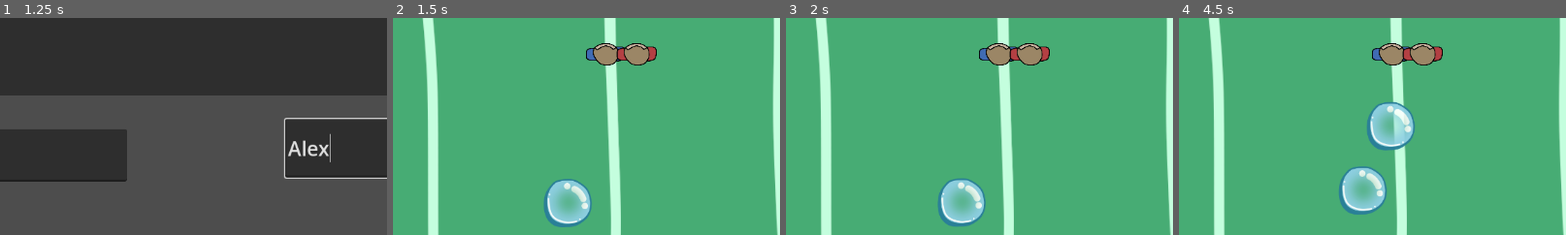
Above: before the commit, frames 1-4 (left to right).
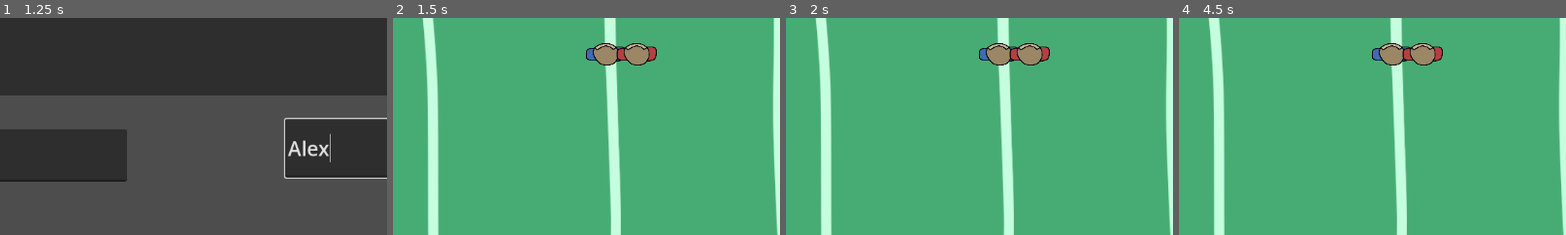
Above: after the commit, the same moments.

Repository: Calandir/ggj-2025
Game: Godot game, scene res://Scenes/menu.tscn
Two runs of this game, one before a commit and one after it. Both use one fixed random seed, a clock stepped at 60 frames per second and the inputs below.
Inputs (mouse positions are % of the whole screen's width and height, from its top left):
- Up to frame 1 (1.25 s): click (20, 73) at 0.52 s; type "Alex" at 0.6 s; click (80, 72) at 0.75 s; type "Alex" at 0.83 s
- Up to frame 2 (1.5 s): click "START" at 1.25 s
- Up to frame 3 (2 s): no input
- Up to frame 4 (4.5 s): no input
The pictures show only the part of the screen within x 23-73%, y 42-92%; the shares and areas given below are measured in that part.

Frame 1 is identical in both runs. In frame 2, 2.2% of the frame differs, in the area x 39-52%, y 74-97%; in frame 3, 2.2%; in frame 4, 4.4%, in the area x 41-61%, y 38-91%.
Error after the commit: Parse Error: Could not preload resource file "res://Scenes/Bubble.tscn". (res://Scripts/debug_bubble_spawner.gd:8)

Commit message:
Update Bubble.tscn

Diff:
--- a/Scenes/Bubble.tscn
+++ b/Scenes/Bubble.tscn
@@ -1,10 +1,38 @@
-[gd_scene load_steps=4 format=3 uid="uid://dthq8fdiqs16e"]
+[gd_scene load_steps=7 format=3 uid="uid://dthq8fdiqs16e"]
 
-[ext_resource type="Texture2D" uid="uid://6oyk5sviab1c" path="res://Art/bubble-temp-art.png" id="1_5xnle"]
-[ext_resource type="Script" path="res://Scripts/bubble.gd" id="1_n7mas"]
+[ext_resource type="Texture2D" uid="uid://u40r0c7xhdmk" path="res://Art/bubble_01.png" id="2_ty473"]
 
 [sub_resource type="CircleShape2D" id="CircleShape2D_0wiy4"]
 radius = 58.0
+
+[sub_resource type="AtlasTexture" id="AtlasTexture_al2sf"]
+atlas = ExtResource("2_ty473")
+region = Rect2(0, 0, 128, 128)
+
+[sub_resource type="AtlasTexture" id="AtlasTexture_qlmm0"]
+atlas = ExtResource("2_ty473")
+region = Rect2(128, 0, 128, 128)
+
+[sub_resource type="AtlasTexture" id="AtlasTexture_pq427"]
+atlas = ExtResource("2_ty473")
+region = Rect2(256, 0, 128, 128)
+
+[sub_resource type="SpriteFrames" id="SpriteFrames_3s3ww"]
+animations = [{
+"frames": [{
+"duration": 1.0,
+"texture": SubResource("AtlasTexture_al2sf")
+}, {
+"duration": 1.0,
+"texture": SubResource("AtlasTexture_qlmm0")
+}, {
+"duration": 1.0,
+"texture": SubResource("AtlasTexture_pq427")
+}],
+"loop": true,
+"name": &"default",
+"speed": 5.0
+}]
 
 [node name="Bubble0_RigidBody2D" type="RigidBody2D"]
 position = Vector2(-1, 180)
@@ -18,5 +46,6 @@
 shape = SubResource("CircleShape2D_0wiy4")
 debug_color = Color(0.0156863, 0.592157, 0.745098, 0.611765)
 
-[node name="Sprite2D" type="Sprite2D" parent="CollisionShape2D"]
-texture = ExtResource("1_5xnle")
+[node name="AnimatedSprite2D" type="AnimatedSprite2D" parent="CollisionShape2D"]
+sprite_frames = SubResource("SpriteFrames_3s3ww")
+autoplay = "default"
